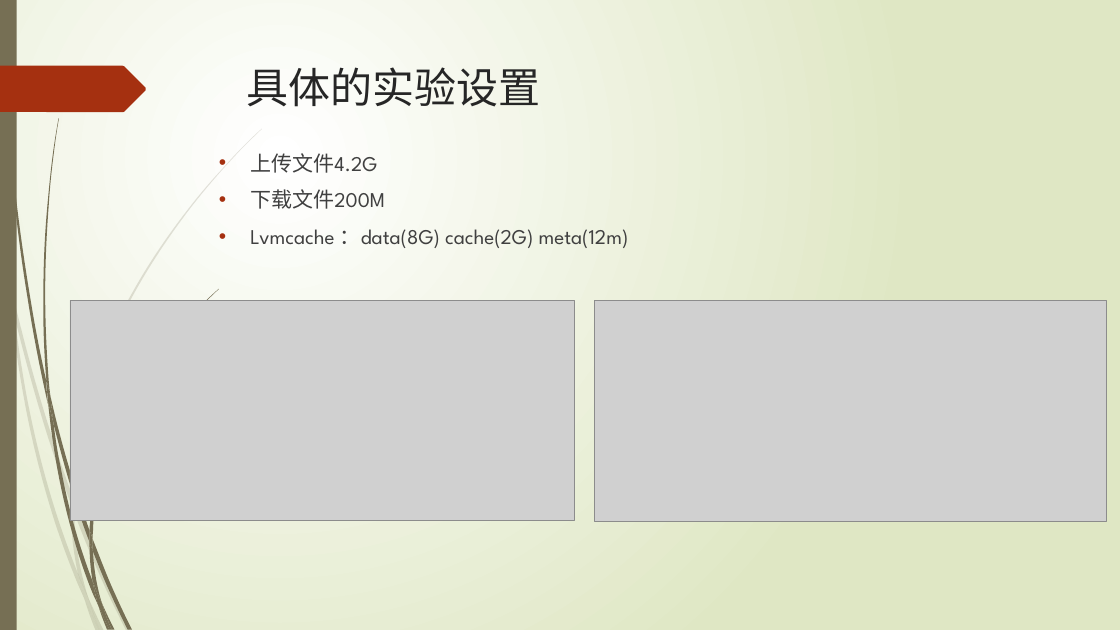
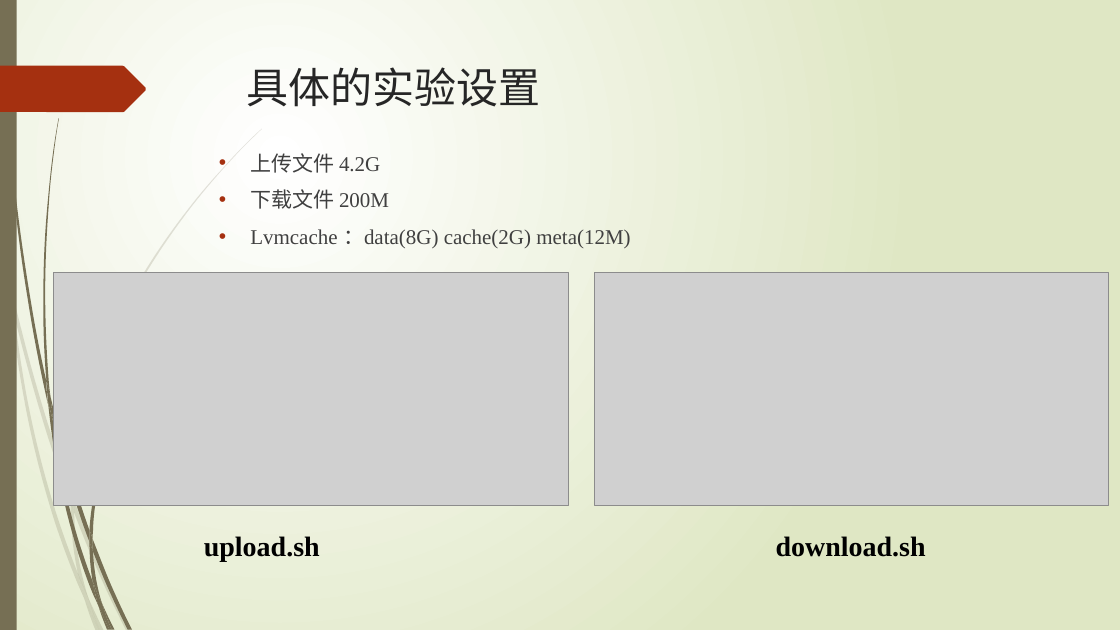
Before and after one commit to ys0232/SAIOinstall, a slide deck: slide 13 of 《海量对象文件存储》结题报告.pptx (slide 14 before the commit). Drawn at 1120x630 pixels with LibreOffice and Linux fonts; fonts in the diff are those of the drawing; grey boxes stand for pictures. Boxes give left, top, right and bottom in pixels: in the first picture for what was removed or moved away, otherwise in the second. Text is boxed around its words. In the diff, an @@ line names an element or a change of style, - is before the commit and + after.

```diff
--- a/《海量对象文件存储》结题报告.pptx
+++ b/《海量对象文件存储》结题报告.pptx
@@ text at [250, 153, 630, 248]: text changed; font League Spartan to Times New Roman @@
-• 上传文件4.2G
-• 下载文件200M
-• Lvmcache ：data(8G) cache(2G) meta(12m)
+• 上传文件 4.2G
+• 下载文件 200M
+• Lvmcache ：data(8G) cache(2G) meta(12M)
@@ picture: place and size @@
-picture at [70, 301, 575, 520]
+picture at [53, 272, 569, 505]
@@ picture: place and size @@
-picture at [594, 301, 1107, 522]
+picture at [595, 272, 1109, 505]
@@ text added at [204, 536, 320, 562], 24 pt, text #000000, bold @@
+upload.sh
@@ text added at [776, 536, 926, 557], 24 pt, text #000000, bold @@
+download.sh
```
Also in this commit, not shown: 10 other slides changed, 2 slides added, 2 slides removed, 11 other files.
